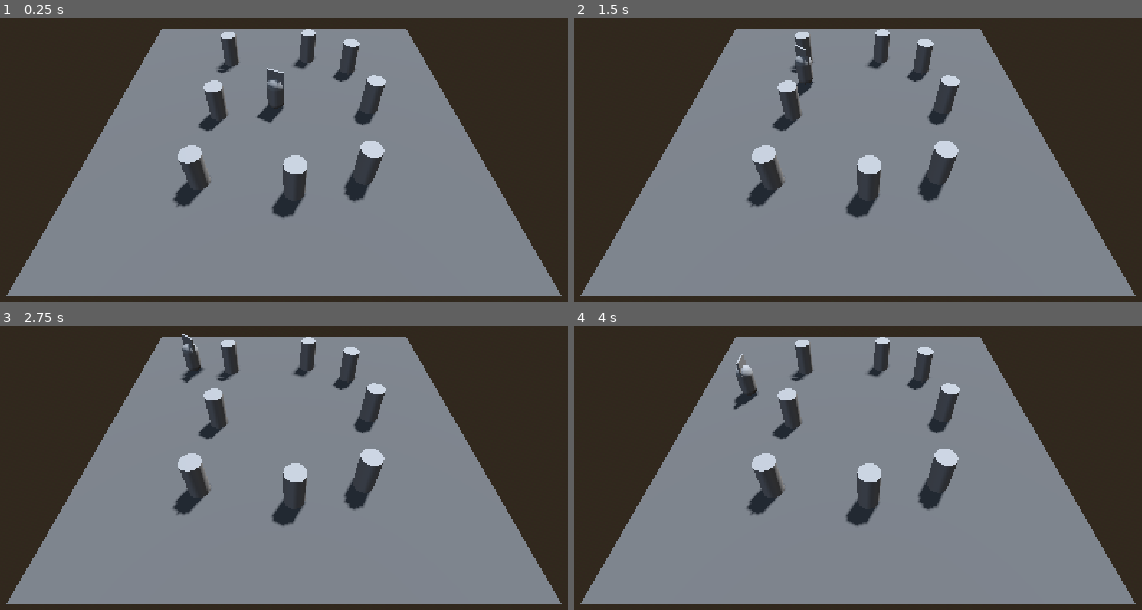
Above: before the commit, frames 1-4 (two rows, left to right).
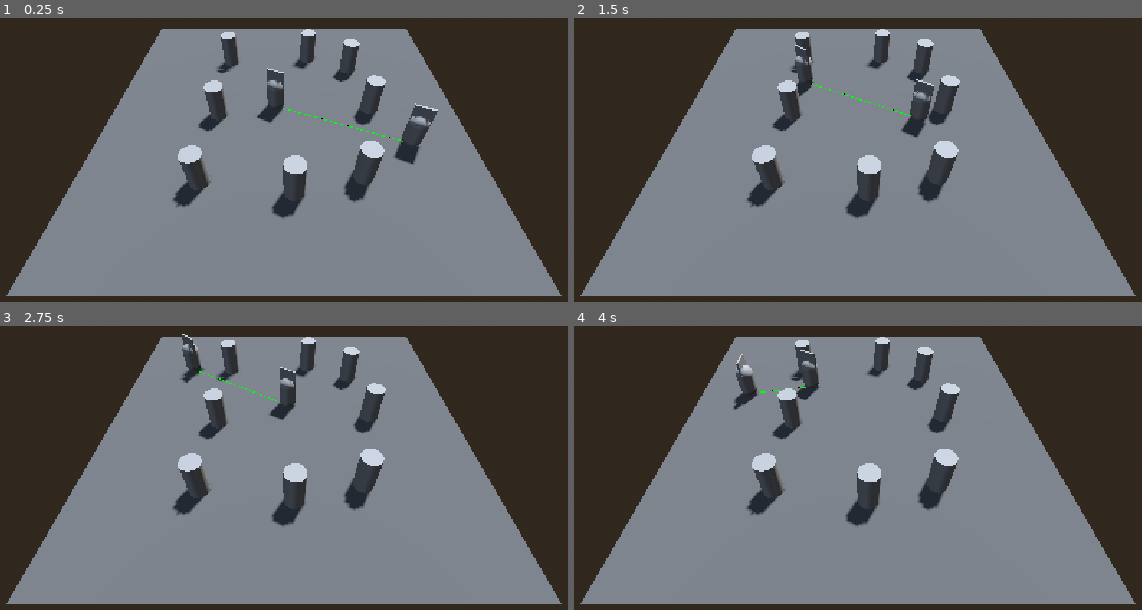
Above: after the commit, the same moments.

Repository: Flogah/chimera
Game: Godot game, scene res://scenes/test_areas/test_npc_ai.tscn
The game is run twice, just before and just after one commit, with the same random seed, the same clock (stepped at 60 frames per second) and the same inputs. The project has no main scene, so this scene is started directly.
Inputs:
- Up to frame 1 (0.25 s): no input
- Up to frame 2 (1.5 s): no input
- Up to frame 3 (2.75 s): no input
- Up to frame 4 (4 s): no input

The runs differ from the first frame. In frame 1, 0.8% of the frame differs, in the area x 49-78%, y 29-52%; in frame 2, 0.6%; in frame 3, 0.5%; in frame 4, 0.4%.

Commit message:
added simple detection with visual confirmation

Diff:
--- a/godot-chimera/project.godot
+++ b/godot-chimera/project.godot
@@ -14,6 +14,10 @@
 config/features=PackedStringArray("4.7", "Forward Plus")
 config/icon="res://icon.svg"
 
+[autoload]
+
+Draw3d="*uid://ciuaegfq3wptc"
+
 [display]
 
 window/stretch/mode="canvas_items"
--- a/godot-chimera/scenes/test_areas/agent.tscn
+++ b/godot-chimera/scenes/test_areas/agent.tscn
@@ -9,6 +9,7 @@
 [ext_resource type="Script" uid="uid://br33q50bl3mxq" path="res://scripts/hitbox/hurtbox.gd" id="7_bhxjw"]
 [ext_resource type="Script" uid="uid://fvefmue4cxkv" path="res://scripts/state_machine/states/patrol.gd" id="7_bjb13"]
 [ext_resource type="Script" uid="uid://bbjf1da2xb67t" path="res://scripts/state_machine/states/follow.gd" id="8_bjb13"]
+[ext_resource type="Script" uid="uid://cqruue83wwfr1" path="res://scripts/detection.gd" id="10_7dvuf"]
 
 [sub_resource type="CapsuleMesh" id="CapsuleMesh_ifpyu"]
 
@@ -106,6 +107,9 @@
 
 [sub_resource type="CapsuleShape3D" id="CapsuleShape3D_o3lxc"]
 
+[sub_resource type="SphereShape3D" id="SphereShape3D_ifpyu"]
+radius = 8.50236
+
 [node name="Agent" type="CharacterBody3D" unique_id=623580250]
 collision_layer = 2
 script = ExtResource("1_m1f6j")
@@ -187,4 +191,13 @@
 transform = Transform3D(1, 0, 0, 0, 1, 0, 0, 0, 1, 0, 1, 0)
 shape = SubResource("CapsuleShape3D_o3lxc")
 
+[node name="Detection" type="Area3D" parent="." unique_id=1280241424]
+collision_layer = 0
+collision_mask = 2
+script = ExtResource("10_7dvuf")
+metadata/_custom_type_script = "uid://cqruue83wwfr1"
+
+[node name="CollisionShape3D" type="CollisionShape3D" parent="Detection" unique_id=7926299]
+shape = SubResource("SphereShape3D_ifpyu")
+
 [connection signal="timeout" from="StateMachine/RandomWalk/randomTimer" to="StateMachine/RandomWalk" method="randomize_target_position"]
--- a/godot-chimera/scenes/test_areas/test_npc_ai.tscn
+++ b/godot-chimera/scenes/test_areas/test_npc_ai.tscn
@@ -133,6 +133,10 @@
 [node name="Agent" parent="." unique_id=623580250 node_paths=PackedStringArray("patrol_parent") instance=ExtResource("1_2pr80")]
 patrol_parent = NodePath("../PatrolPath")
 
+[node name="Agent2" parent="." unique_id=500201544 node_paths=PackedStringArray("patrol_parent") instance=ExtResource("1_2pr80")]
+transform = Transform3D(1, 0, 0, 0, 1, 0, 0, 0, 1, 7.166221, 0, 2.8945143)
+patrol_parent = NodePath("../PatrolPath")
+
 [node name="PatrolPath" type="Node3D" parent="." unique_id=1962023532]
 
 [node name="PatrolPoint" type="Marker3D" parent="PatrolPath" unique_id=1356948680]
--- /dev/null
+++ b/godot-chimera/scripts/Draw3D.gd
@@ -0,0 +1,68 @@
+extends Node
+
+func line(pos1: Vector3, pos2: Vector3, color = Color.WHITE_SMOKE, persist_ms = 0):
+	var mesh_instance := MeshInstance3D.new()
+	var immediate_mesh := ImmediateMesh.new()
+	var material := ORMMaterial3D.new()
+
+	mesh_instance.mesh = immediate_mesh
+	mesh_instance.cast_shadow = GeometryInstance3D.SHADOW_CASTING_SETTING_OFF
+
+	immediate_mesh.surface_begin(Mesh.PRIMITIVE_LINES, material)
+	immediate_mesh.surface_add_vertex(pos1)
+	immediate_mesh.surface_add_vertex(pos2)
+	immediate_mesh.surface_end()
+
+	material.shading_mode = BaseMaterial3D.SHADING_MODE_UNSHADED
+	material.albedo_color = color
+
+	return await final_cleanup(mesh_instance, persist_ms)
+
+func point(pos: Vector3, radius = 0.05, color = Color.WHITE_SMOKE, persist_ms = 0):
+	var mesh_instance := MeshInstance3D.new()
+	var sphere_mesh := SphereMesh.new()
+	var material := ORMMaterial3D.new()
+
+	mesh_instance.mesh = sphere_mesh
+	mesh_instance.cast_shadow = GeometryInstance3D.SHADOW_CASTING_SETTING_OFF
+	mesh_instance.position = pos
+
+	sphere_mesh.radius = radius
+	sphere_mesh.height = radius*2
+	sphere_mesh.material = material
+
+	material.shading_mode = BaseMaterial3D.SHADING_MODE_UNSHADED
+	material.albedo_color = color
+
+	return await final_cleanup(mesh_instance, persist_ms)
+
+func square(pos: Vector3, size: Vector2, color = Color.WHITE_SMOKE, persist_ms = 0):
+	var mesh_instance := MeshInstance3D.new()
+	var box_mesh := BoxMesh.new()
+	var material := ORMMaterial3D.new()
+
+	mesh_instance.mesh = box_mesh
+	mesh_instance.cast_shadow = GeometryInstance3D.SHADOW_CASTING_SETTING_OFF
+	mesh_instance.position = pos
+
+	box_mesh.size = Vector3(size.x, size.y, 1)
+	box_mesh.material = material
+
+	material.shading_mode = BaseMaterial3D.SHADING_MODE_UNSHADED
+	material.albedo_color = color
+
+	return await final_cleanup(mesh_instance, persist_ms)
+
+## 1 -> Lasts ONLY for current physics frame
+## >1 -> Lasts X time duration.
+## <1 -> Stays indefinitely
+func final_cleanup(mesh_instance: MeshInstance3D, persist_ms: float):
+	get_tree().get_root().add_child(mesh_instance)
+	if persist_ms == 1:
+		await get_tree().physics_frame
+		mesh_instance.queue_free()
+	elif persist_ms > 0:
+		await get_tree().create_timer(persist_ms).timeout
+		mesh_instance.queue_free()
+	else:
+		return mesh_instance
--- /dev/null
+++ b/godot-chimera/scripts/detection.gd
@@ -0,0 +1,45 @@
+class_name Detection extends Area3D
+
+signal detect(body)
+
+var bodies_in_range:Array[CharacterBody3D] = []
+var bodies_in_vision:Array[CharacterBody3D] = []
+
+func _init() -> void:
+	# hitboxes can't be hurt
+	#monitoring = true
+	#monitorable = false
+	body_entered.connect(_on_body_in_range)
+
+func _ready() -> void:
+	var bodies = get_overlapping_bodies()
+	for body in bodies:
+		if body is CharacterBody3D:
+			bodies_in_range.append(body)
+
+func _on_body_in_range(body: Node3D):
+	if body is CharacterBody3D:
+		# split into acceptable targets
+		bodies_in_range.append(body)
+
+func _physics_process(delta: float) -> void:
+	for body in bodies_in_range:
+		var col:Color
+		if confirm_vision(body):
+			bodies_in_vision.append(body)
+			col = Color.GREEN
+		elif bodies_in_vision.has(body):
+			col = Color.RED
+			bodies_in_vision.erase(body)
+
+		Draw3d.line(global_position, body.global_position, col, 1)
+
+func confirm_vision(body) -> bool:
+	var space_state = get_world_3d().direct_space_state
+	var query = PhysicsRayQueryParameters3D.create(global_position, body.global_position)
+	var result = space_state.intersect_ray(query)
+	if !result.is_empty():
+		var collider = result.get("collider")
+		if collider == body:
+			return true
+	return false
Not shown, added: godot-chimera/scripts/Draw3D.gd.uid
Not shown, added: godot-chimera/scripts/detection.gd.uid
